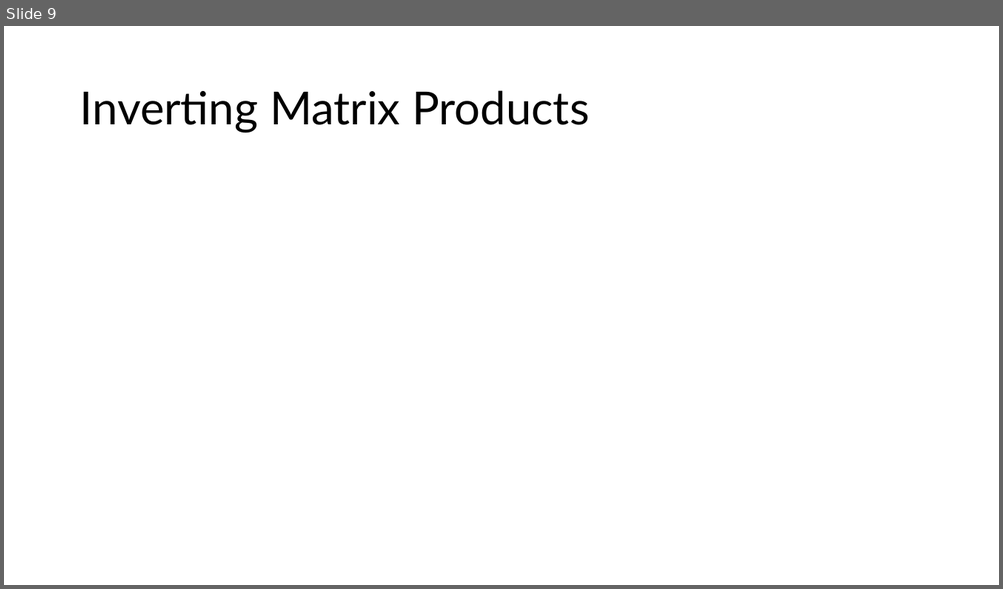
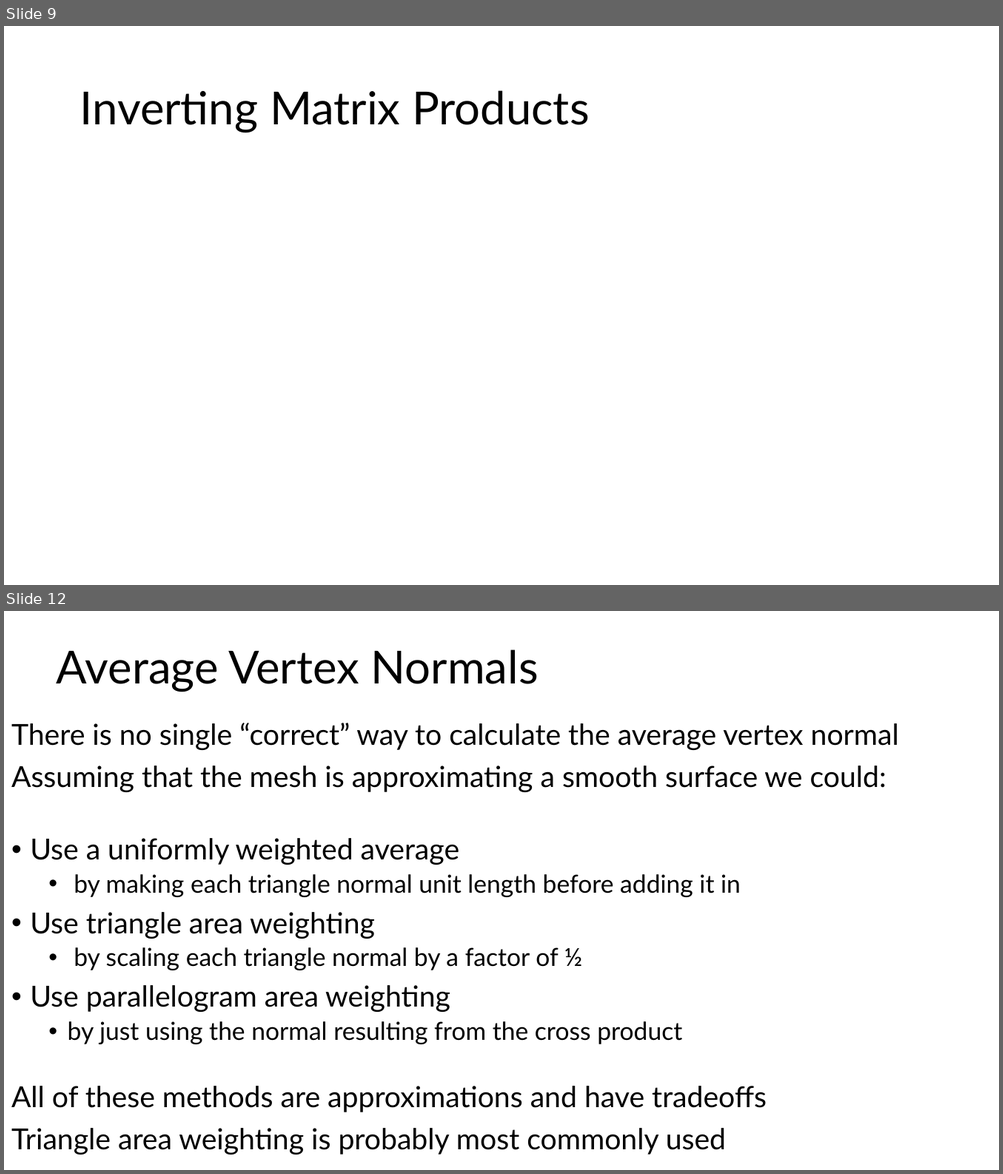
Before and after one commit to illinois-cs418/cs418CourseMaterial, a slide deck: Lectures/CS418-Lecture11-SurfaceNormals.pptx. Shown one above the other, each under a label of ours: slide 9 before the commit, slides 9 and 12 after it; the slides between them are not shown. The pictures are 1003x589 and 1003x1174 pixels, drawn with LibreOffice and Linux fonts; fonts in the diff are those of the drawing; grey boxes stand for pictures. Boxes give left, top, right and bottom in pixels: in the first picture for what was removed or moved away, otherwise in the second. Text is boxed around its words. In the diff, an @@ line names an element or a change of style, - is before the commit and + after.

```diff
--- a/Lectures/CS418-Lecture11-SurfaceNormals.pptx
+++ b/Lectures/CS418-Lecture11-SurfaceNormals.pptx
@@ slide 12 added at <box>4,611,999,1170</box>, background #FFFFFF @@
@@ title added at <box>56,649,538,692</box>, 44 pt, text #000000 @@
+Average Vertex Normals
@@ text added at <box>11,723,899,1155</box>, 28 pt, text #000000 @@
+There is no single “correct” way to calculate the average vertex normal
+Assuming that the mesh is approximating a smooth surface we could:
+• Use a uniformly weighted average
+  • by making each triangle normal unit length before adding it in
+• Use triangle area weighting
+  • by scaling each triangle normal by a factor of ½
+• Use parallelogram area weighting
+  • by just using the normal resulting from the cross product
+All of these methods are approximations and have tradeoffs
+Triangle area weighting is probably most commonly used
```
Also in this commit, not shown: 2 slides changed, 1 other slide added.
